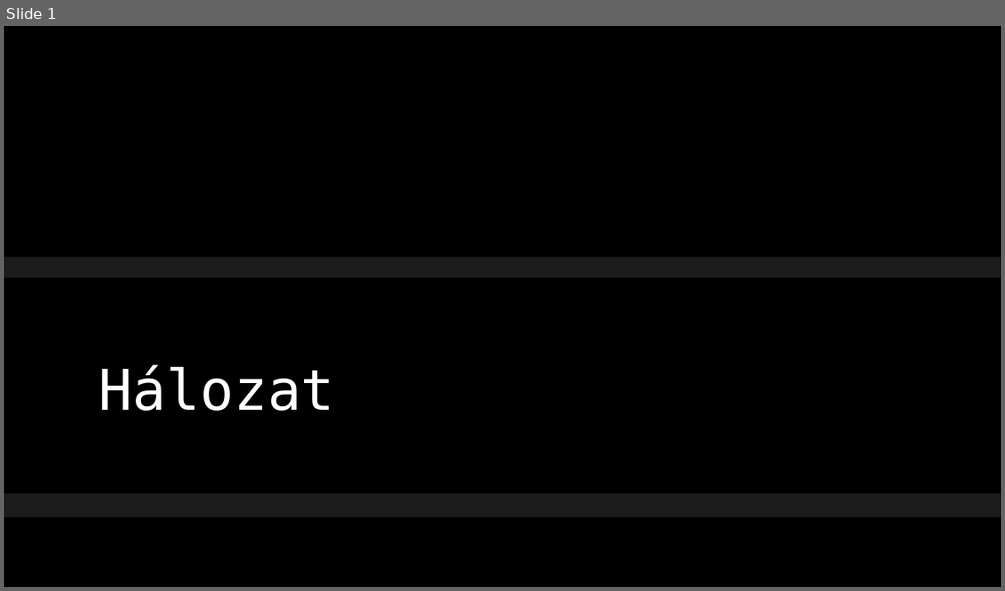
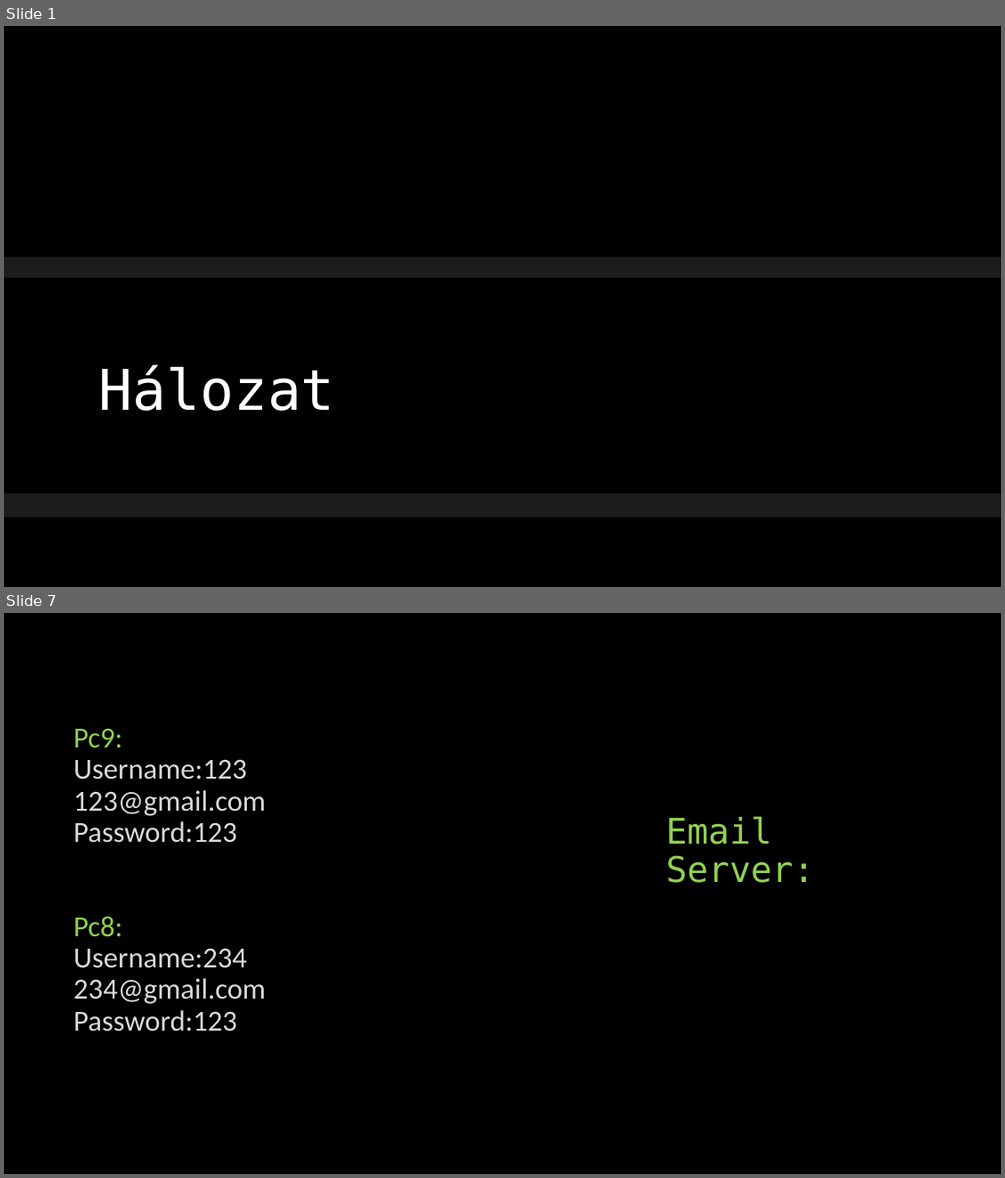
Before and after one commit to ati0002/Nagy-H-lozat-, a slide deck: igen.pptx. Shown one above the other, each under a label of ours: slide 1 before the commit, slides 1 and 7 after it; the slides between them are not shown. The pictures are 1005x591 and 1005x1178 pixels, drawn with LibreOffice and Linux fonts; fonts in the diff are those of the drawing; background and template pictures are left out. Boxes give left, top, right and bottom in pixels: in the first picture for what was removed or moved away, otherwise in the second. Text is boxed around its words. In the diff, an @@ line names an element or a change of style, - is before the commit and + after.

```diff
--- a/igen.pptx
+++ b/igen.pptx
@@ slide 7 added at [4, 613, 1001, 1174], background #000000 @@
@@ text added at [73, 729, 266, 1031], 28 pt, text #D9D9D9 @@
+Pc9:
+Username:123
+123@gmail.com
+Password:123
+Pc8:
+Username:234
+234@gmail.com
+Password:123
@@ title added at [666, 816, 815, 883], 34 pt, text #92D050 @@
+Email Server:
```
Also in this commit, not shown: 1 slide changed, 3 other slides added, 1 other file.
